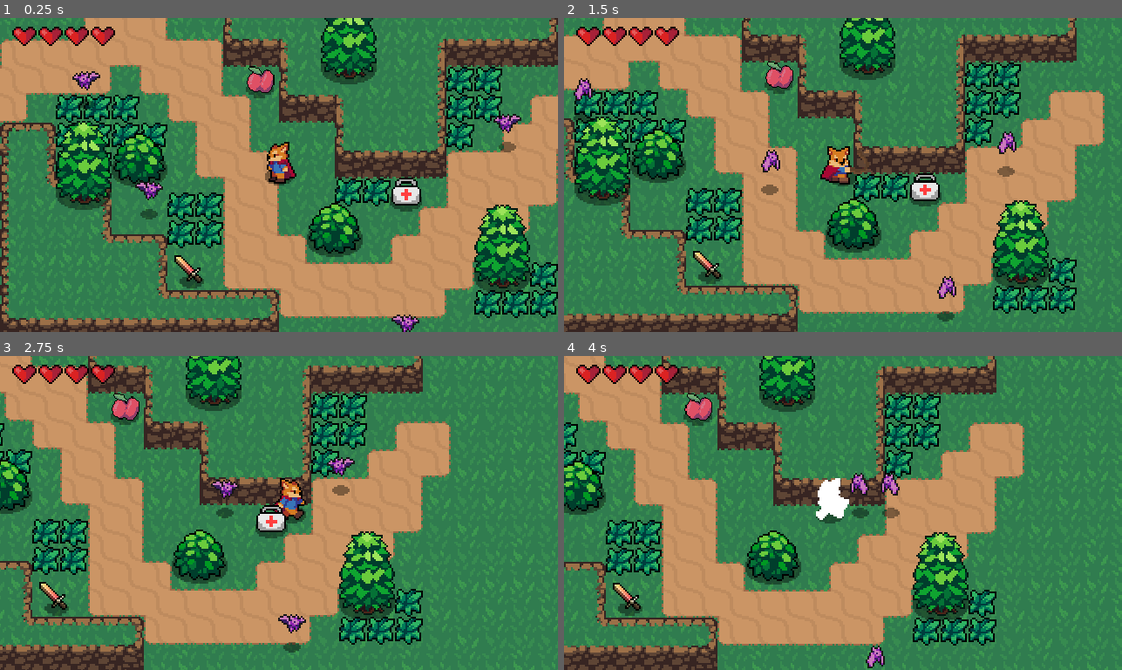
Above: before the commit, frames 1-4 (two rows, left to right).
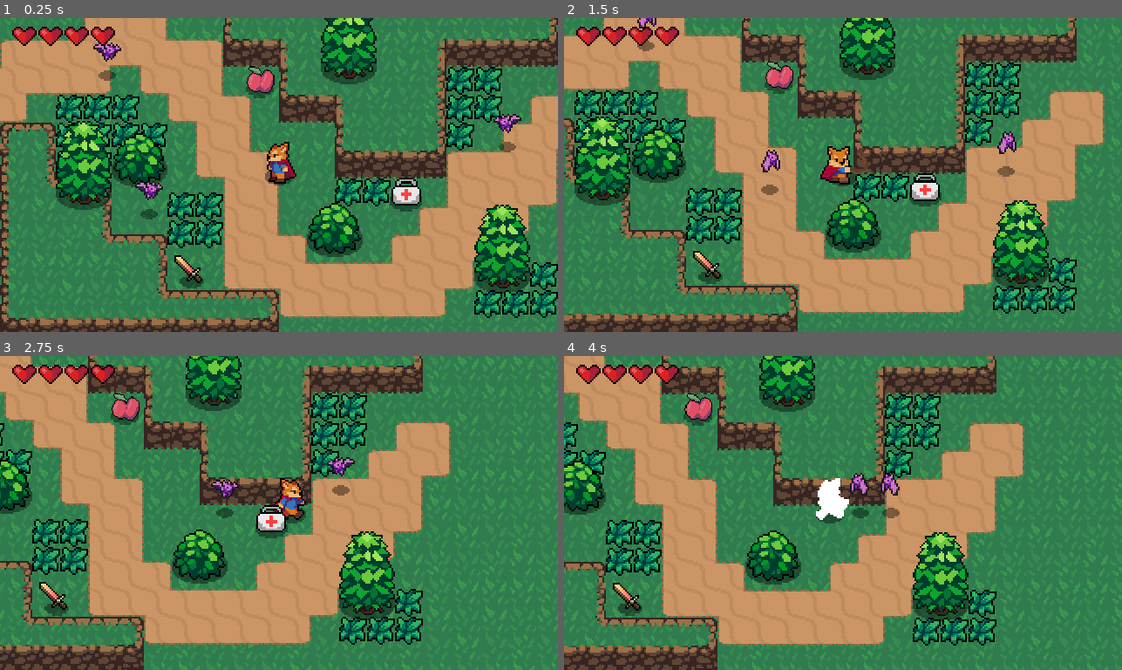
Above: after the commit, the same moments.

Repository: h3nse/Extended-Action-RPG
Game: Godot game, scene res://World.tscn
The game is run twice, just before and just after one commit, with the same random seed, the same clock (stepped at 60 frames per second) and the same inputs.
Inputs:
- Up to frame 1 (0.25 s): no input
- Up to frame 2 (1.5 s): hold D (move_right) 0.53-1.28 s; tap Q (weapon_cycle) at 0.6 s; hold S (move_down) from 1.28 s (still down); tap Space (attack) at 1.35 s
- Up to frame 3 (2.75 s): tap Q (weapon_cycle) at 1.55, 2.3 s; release S (move_down) at 2.03 s; hold D (move_right) from 2.03 s (still down); tap Shift (roll) at 2.1 s
- Up to frame 4 (4 s): release D (move_right) at 2.78 s; hold W (move_up) 2.78-3.53 s; tap Q (weapon_cycle) at 2.85, 3.6 s; hold A (move_left) from 3.53 s (still down)

The runs differ from the first frame. In frame 1, 0.6% of the frame differs, in the area x 12-76%, y 7-100%; in frame 2, 0.6%; in frame 3, 0.2%; in frame 4, 0.2%.

Commit message:
Add weapon weapon display for current weapon

Diff:
--- a/src/Player/Player.gd
+++ b/src/Player/Player.gd
@@ -34,6 +34,8 @@
 	#animation tree's root:
 onready var animationState = animationTree.get("parameters/playback")
 
+signal cycled_weapon
+
 func _ready():
 	randomize()
 	stats.connect("no_health", self, "queue_free")
@@ -58,7 +60,8 @@
 			weapon_slot = 0
 		else:
 			weapon_slot += 1
-	weapon = weapon_array[weapon_slot]
+		weapon = weapon_array[weapon_slot]
+		emit_signal("cycled_weapon", weapon)
 
 
 func move_state(delta):
--- a/src/Player/Player.tscn
+++ b/src/Player/Player.tscn
@@ -1402,7 +1402,7 @@
 material = SubResource( 51 )
 texture = ExtResource( 2 )
 hframes = 84
-frame = 83
+frame = 18
 
 [node name="CollisionShape2D" type="CollisionShape2D" parent="."]
 rotation = 1.5708
--- /dev/null
+++ b/src/WeaponUI.gd
@@ -0,0 +1,7 @@
+extends TextureRect
+
+func _ready():
+	pass
+
+func on_weapon_cycle(weapon):
+	texture = load("res://Weapons/" + weapon + "Pickup.png")
--- a/src/Weapons/Firesword.tscn
+++ b/src/Weapons/Firesword.tscn
@@ -1,7 +1,7 @@
 [gd_scene load_steps=5 format=2]
 
 [ext_resource path="res://Shadows/SmallShadow.png" type="Texture" id=1]
-[ext_resource path="res://World/FireSwordPickup.png" type="Texture" id=2]
+[ext_resource path="res://Weapons/FIRESWORDPickup.png" type="Texture" id=2]
 [ext_resource path="res://Weapons/Firesword.gd" type="Script" id=3]
 
 [sub_resource type="CircleShape2D" id=1]
--- a/src/World.gd
+++ b/src/World.gd
@@ -2,3 +2,5 @@
 
 func _ready():
 	$YSort/Pickups/Firesword.connect("weapon_pickup", $YSort/Player, "weapon_picked_up")
+	$YSort/Player.connect("cycled_weapon",$UI/WeaponUI,"on_weapon_cycle")
+	$UI/WeaponUI.texture = load("res://Weapons/" + $YSort/Player.weapon_array[0] + "Pickup.png")
--- a/src/World.tscn
+++ b/src/World.tscn
@@ -15,6 +15,7 @@
 [ext_resource path="res://Pickups/HealthPack.tscn" type="PackedScene" id=13]
 [ext_resource path="res://Weapons/Firesword.tscn" type="PackedScene" id=14]
 [ext_resource path="res://World.gd" type="Script" id=15]
+[ext_resource path="res://WeaponUI.gd" type="Script" id=17]
 
 [sub_resource type="TileSet" id=1]
 0/name = "DirtTileset.png 0"
@@ -622,14 +623,14 @@
 [node name="Bat" parent="YSort/Bats" instance=ExtResource( 7 )]
 position = Vector2( 296, 71 )
 
-[node name="Bat4" parent="YSort/Bats" instance=ExtResource( 7 )]
-position = Vector2( 227, 200 )
+[node name="Bat2" parent="YSort/Bats" instance=ExtResource( 7 )]
+position = Vector2( 56, 44 )
 
 [node name="Bat3" parent="YSort/Bats" instance=ExtResource( 7 )]
 position = Vector2( 77, 114 )
 
-[node name="Bat2" parent="YSort/Bats" instance=ExtResource( 7 )]
-position = Vector2( 56, 48 )
+[node name="Bat4" parent="YSort/Bats" instance=ExtResource( 7 )]
+position = Vector2( 228, 220 )
 
 [node name="Trees" type="YSort" parent="YSort"]
 
@@ -653,13 +654,20 @@
 [node name="Apple" parent="YSort/Pickups" instance=ExtResource( 12 )]
 position = Vector2( 149, 40 )
 
-[node name="CanvasLayer" type="CanvasLayer" parent="."]
-
-[node name="HealthUI" parent="CanvasLayer" instance=ExtResource( 9 )]
+[node name="UI" type="CanvasLayer" parent="."]
+
+[node name="HealthUI" parent="UI" instance=ExtResource( 9 )]
 margin_left = 7.0
 margin_top = 5.0
 margin_right = 66.0
 margin_bottom = 16.0
 script = ExtResource( 8 )
 
+[node name="WeaponUI" type="TextureRect" parent="UI"]
+margin_left = 8.0
+margin_top = 160.0
+margin_right = 26.0
+margin_bottom = 179.0
+script = ExtResource( 17 )
+
 [editable path="Camera2D"]
Renamed: src/World/FireSwordPickup.png -> src/Weapons/FIRESWORDPickup.png
Not shown, changed: src/Weapons/FIRESWORDPickup.png.import
Not shown: 1 places in src/World.tscn that only renumber resources
